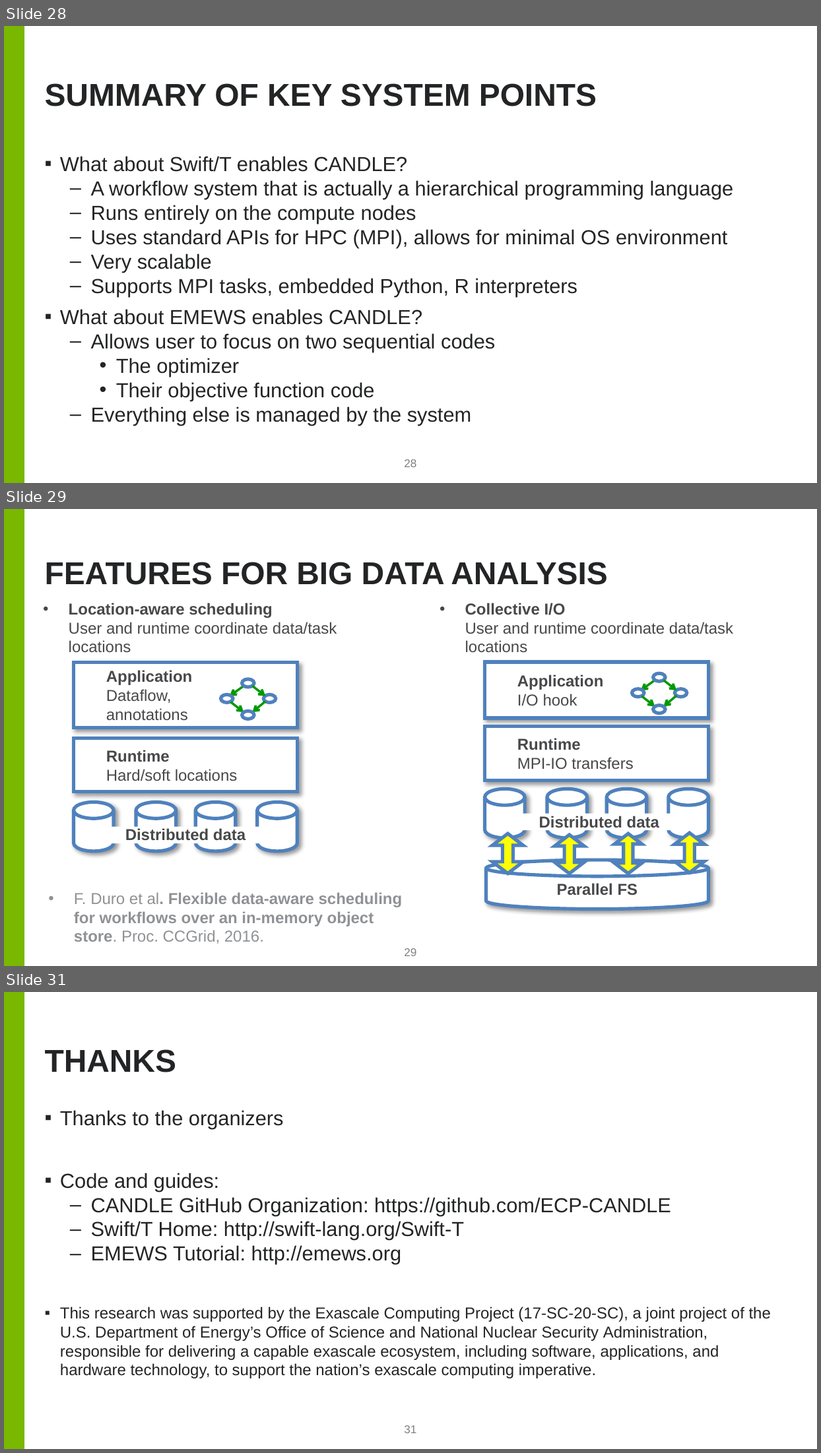
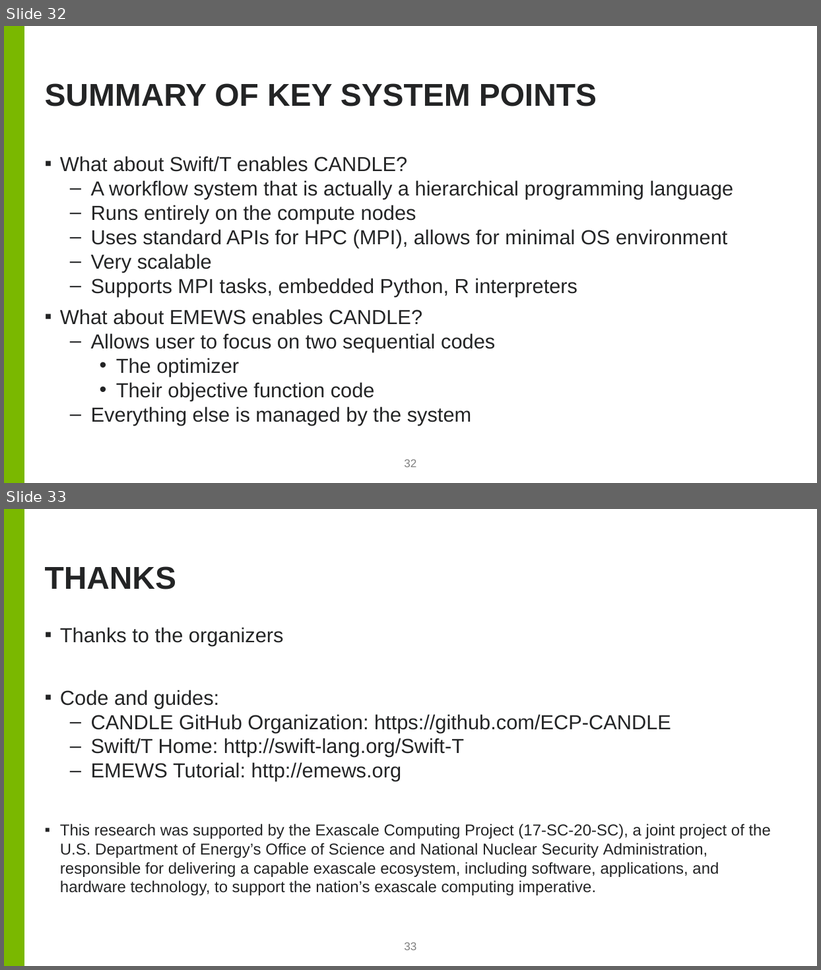
Before and after one commit to ECP-CANDLE/Tutorials, a slide deck: 2019/ECP/06.HPO/hpo.pptx. Shown one above the other, each under a label of ours: slides 28, 29 and 31 before the commit, slides 32 and 33 after it; the slides between them are not shown. The pictures are 821x1453 and 821x970 pixels, drawn with LibreOffice and Linux fonts; fonts in the diff are those of the drawing; background and template pictures are left out. Boxes give left, top, right and bottom in pixels: in the first picture for what was removed or moved away, otherwise in the second. Text is boxed around its words. In the diff, an @@ line names an element or a change of style, - is before the commit and + after.

```diff
--- a/2019/ECP/06.HPO/hpo.pptx
+++ b/2019/ECP/06.HPO/hpo.pptx
@@ slide 29 removed at [4,509,817,966], background #FFFFFF; not listed: 1 template element that a slide beside it also shows @@
@@ title removed at [45,562,607,585] @@
-FEATURES FOR BIG DATA ANALYSIS
@@ text removed at [69,603,337,652] @@
-• Location-aware scheduling
-  User and runtime coordinate data/task locations
@@ text removed at [465,603,733,652] @@
-• Collective I/O
-  User and runtime coordinate data/task locations
@@ rectangle removed at [74,663,298,727] @@
-Application
-Dataflow,
-annotations
@@ rectangle removed at [484,662,708,718] @@
-Application
-I/O hook
@@ group removed at [632,673,687,714]: 4 arrows, 4 ellipses @@
@@ group removed at [221,679,275,720]: 4 arrows, 4 ellipses @@
@@ rectangle removed at [74,738,298,792] @@
-Runtime
-Hard/soft locations
@@ rectangle removed at [484,727,708,780] @@
-Runtime
-MPI-IO transfers
@@ group removed at [74,803,298,852]: 4 cylinders @@
@@ group removed at [484,789,708,838]: 4 cylinders @@
@@ rectangle removed at [516,814,688,831] @@
@@ text removed at [539,816,659,832] @@
-Distributed data
@@ rectangle removed at [105,827,270,844] @@
@@ text removed at [125,828,246,844] @@
-Distributed data
@@ up down arrow removed at [492,834,523,874] @@
@@ up down arrow removed at [554,835,583,874] @@
@@ up down arrow removed at [614,834,642,874] @@
@@ up down arrow removed at [675,834,704,873] @@
@@ cylinder removed at [486,860,708,909] @@
-Parallel FS
@@ text removed at [74,892,403,944] @@
-• F. Duro et al. Flexible data-aware scheduling for workflows over an in-memory object store. Proc. CCGrid, 2016.
@@ page number removed at [404,949,416,956] @@
-29
@@ what was slide 28 is now slide 32 @@
@@ page number at [404,460,416,468]: text changed @@
-28
+32
@@ what was slide 31 is now slide 33 @@
@@ page number at [404,943,416,951]: text changed @@
-31
+33
```
Also in this commit, not shown: 5 slides changed, 5 slides added, 2 other slides removed.
